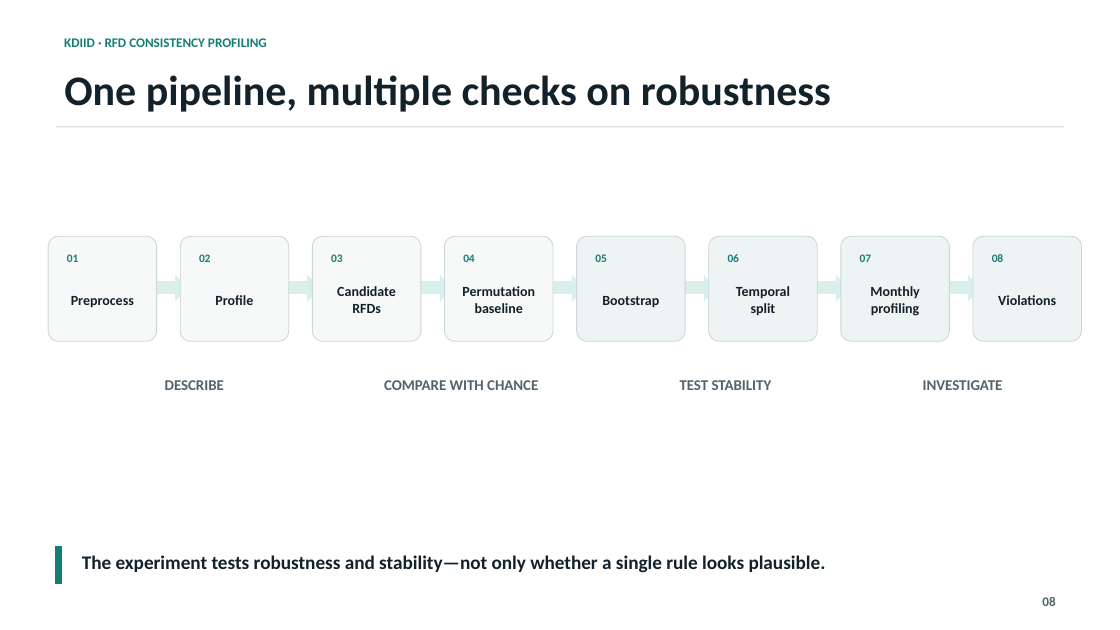
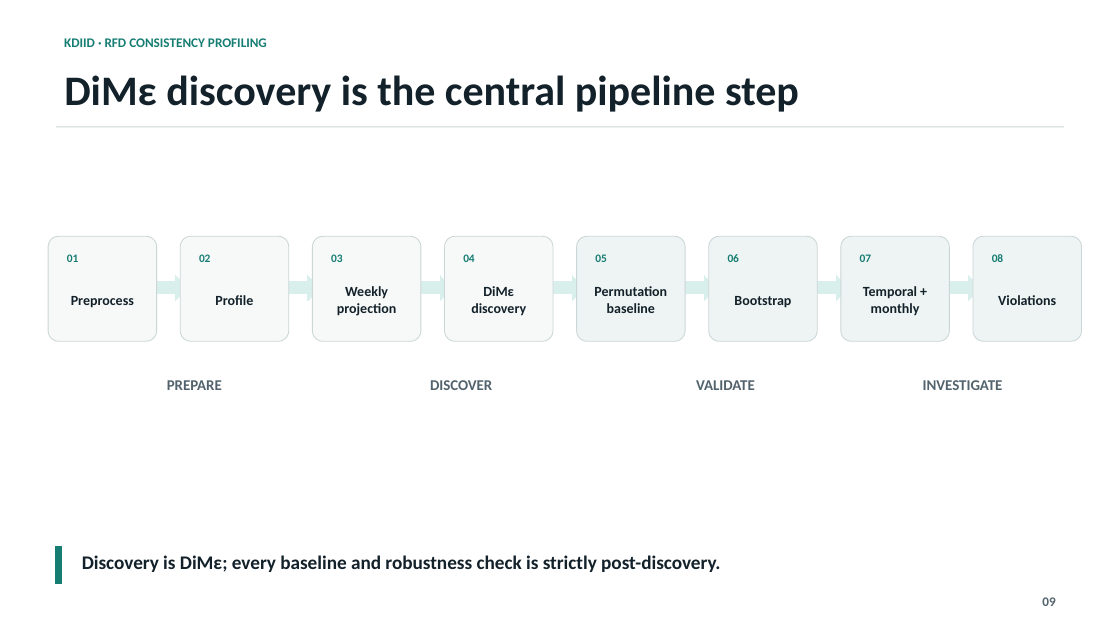
Before and after one commit to matthew-2000/rfd-urban-digital-twin, a slide deck: slide 9 of presentation/kdiid_rfd_presentation.pptx (slide 8 before the commit). Drawn at 1120x630 pixels with LibreOffice and Linux fonts; fonts in the diff are those of the drawing. Boxes give left, top, right and bottom in pixels: in the first picture for what was removed or moved away, otherwise in the second. Text is boxed around its words. In the diff, an @@ line names an element or a change of style, - is before the commit and + after.

Commit message:
Implement DiMε discovery algorithm with difference matrix construction and regression tests
- Added `dime.py` module implementing the DiMε discovery algorithm for relaxed functional dependencies.
- Introduced `DifferenceMatrix`, `SimilarPatternSubset`, and `StrippedSimilarSubsets` data classes for managing similarity matrices.
- Developed `DimeDiscovery` class for discovering minimal relaxed functional dependencies.
- Created `discover_dime` function as a convenience wrapper for the discovery process.
- Added unit tests in `test_dime.py` to validate functionality and ensure correctness of the implementation.

```diff
--- a/presentation/kdiid_rfd_presentation.pptx
+++ b/presentation/kdiid_rfd_presentation.pptx
@@ text at (64, 75, 799, 112): text changed @@
-One pipeline, multiple checks on robustness
+DiMε discovery is the central pipeline step
@@ text at (337, 286, 396, 316): text changed @@
-Candidate
-RFDs
+Weekly
+projection
@@ text added at (471, 286, 526, 316), 12 pt, text #13212A, bold @@
+DiMε
+discovery
@@ text "Permutation": place and size @@
-text "Permutation" at (462, 286, 535, 313)
+text "Permutation" at (594, 286, 667, 313)
@@ text "Bootstrap": place and size @@
-text "Bootstrap" at (602, 296, 659, 308)
+text "Bootstrap" at (734, 296, 791, 308)
@@ text removed at (736, 286, 790, 316) @@
-Temporal
-split
@@ text at (863, 286, 920, 315): text changed @@
-Monthly
-profiling
+Temporal +
+monthly
@@ text at (167, 380, 222, 390): text changed @@
-DESCRIBE
+PREPARE
@@ text at (430, 380, 492, 390): text changed @@
-COMPARE WITH CHANCE
+DISCOVER
@@ text at (696, 380, 755, 390): text changed @@
-TEST STABILITY
+VALIDATE
@@ text at (82, 555, 720, 572): text changed @@
-The experiment tests robustness and stability—not only whether a single rule looks plausible.
+Discovery is DiMε; every baseline and robustness check is strictly post-discovery.
```
Also in this commit, not shown: 11 other slides changed, 3 slides added, 2 slides removed, 28 other files.
